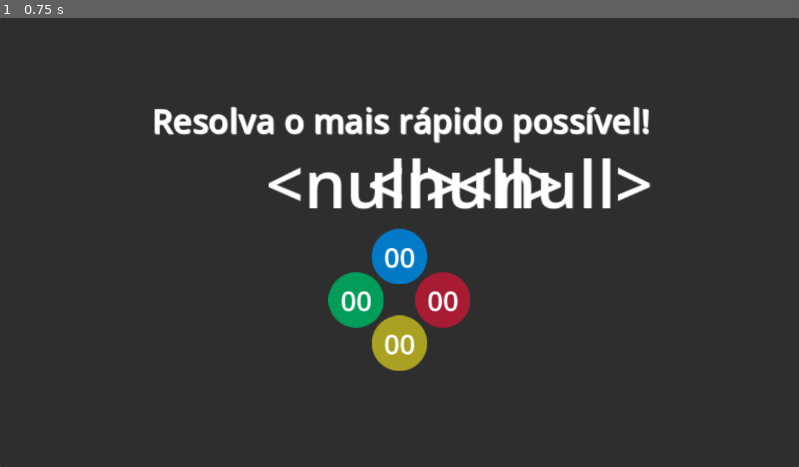
Above: before the commit, frame 1.
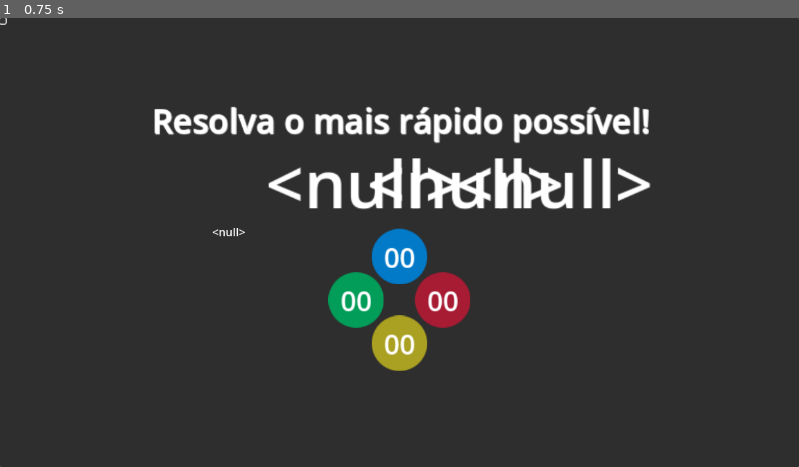
Above: after the commit, the same moment.

Repository: felipeforte/godot-cobrinha
Game: Godot game, scene res://Batalha.tscn
Two runs of this game, one before a commit and one after it. Both use one fixed random seed, a clock stepped at 60 frames per second and the inputs below. This scene is started directly instead of the project's main scene.
Inputs (mouse positions are in pixels of both pictures, inside the frame that each line leads up to):
- Up to frame 1 (0.75 s): click (0, 22) at 0.52 s

The runs differ from the first frame. In frame 1, less than 0.1% of the frame differs, in the area x 0-31%, y 0-49%.
Error before the commit: Invalid assignment of property or key 'text' with value of type 'Nil' on a base object of type 'Label'. (res://Batalha.gd:18)

Commit message:
Add joystickserial

Diff:
--- a/Batalha.gd
+++ b/Batalha.gd
@@ -15,7 +15,7 @@
 func _ready():
 	number1_label.text = str(numero1)
 	number2_label.text = str(numero2)
-	symbol_label.text = simbolo
+	symbol_label.text = str(simbolo)
 	result_label.text = str(resultado)
 	buttons.append($Buttons/ButtonBlue)
 	buttons.append($Buttons/ButtonGreen)
--- a/Batalha.tscn
+++ b/Batalha.tscn
@@ -1,10 +1,11 @@
-[gd_scene load_steps=7 format=3 uid="uid://w1gvsxc0h2tq"]
+[gd_scene load_steps=8 format=3 uid="uid://w1gvsxc0h2tq"]
 
 [ext_resource type="Script" path="res://Batalha.gd" id="1_2w1hm"]
-[ext_resource type="Texture2D" uid="uid://csvuo8olnyh61" path="res://Assets/Images/bt_amarelo.png" id="2_d3ai5"]
-[ext_resource type="Texture2D" uid="uid://coda5hx1pagft" path="res://Assets/Images/bt_verde.png" id="3_qqy4n"]
-[ext_resource type="Texture2D" uid="uid://b6xx6fklmogw" path="res://Assets/Images/bt_vermelho.png" id="4_2j1x4"]
-[ext_resource type="Texture2D" uid="uid://5fa8mynpdk4v" path="res://Assets/Images/bt_azul.png" id="5_31fjo"]
+[ext_resource type="Texture2D" uid="uid://e3sfrenc16wl" path="res://Assets/Images/bt_amarelo.png" id="2_d3ai5"]
+[ext_resource type="Texture2D" uid="uid://dn042v0d06lgi" path="res://Assets/Images/bt_verde.png" id="3_qqy4n"]
+[ext_resource type="Texture2D" uid="uid://c6jqqeag5p77q" path="res://Assets/Images/bt_vermelho.png" id="4_2j1x4"]
+[ext_resource type="Texture2D" uid="uid://b0weyo04hdvnm" path="res://Assets/Images/bt_azul.png" id="5_31fjo"]
+[ext_resource type="Script" path="res://ButtonHandle.gd" id="6_unc86"]
 
 [sub_resource type="LabelSettings" id="LabelSettings_ax6mf"]
 font_size = 32
@@ -156,3 +157,8 @@
 label_settings = SubResource("LabelSettings_ax6mf")
 horizontal_alignment = 1
 vertical_alignment = 1
+
+[node name="Button" type="Button" parent="."]
+offset_right = 8.0
+offset_bottom = 8.0
+script = ExtResource("6_unc86")
--- /dev/null
+++ b/ButtonHandle.gd
@@ -0,0 +1,15 @@
+extends Button
+
+# Called when the node enters the scene tree for the first time.
+func _ready():
+	set_process_input(true)
+
+func _input(event):
+	if event is InputEventKey:
+		print("xupteta")
+		if event.pressed and event.get_keycode_with_modifiers() == KEY_SPACE:
+			print("apertei")
+
+# Called every frame. 'delta' is the elapsed time since the previous frame.
+func _process(delta):
+	pass
--- /dev/null
+++ b/JoystickSerial.gd
@@ -0,0 +1,116 @@
+extends Node
+
+const serial_res = NodePath("res://bin/gdserial.gdns")
+
+#var serial_port = serial_res.new()
+#var serial_port
+
+enum CONNECTION_TYPES {
+	SERIAL,
+	WIFI,
+	BLUETHOOT
+}
+
+var joystick_connected = false
+var joystick_connection_type = CONNECTION_TYPES.SERIAL
+
+var command = ""
+
+var websocketClient
+var websocketConnected = false
+const websocketHostIP = ""
+const websocketPort = 80
+
+func _ready():
+#	if serial_res.new():
+#		serial_port = serial_res.new()
+
+	#joystick_connected = serial_port.open_port('COM5', 115200)
+
+	#websocketClient = StreamPeerTCP.new()
+	#websocketClient.set_no_delay(true)
+	#websocketClient.connect_to_host(websocketHostIP, websocketPort)
+	#if(websocketClient.is_connected_to_host()):
+	#	joystick_connected = true
+	#	joystick_connection_type = CONNECTION_TYPES.WIFI
+
+	print('Joystick:connected -> ', joystick_connected)
+	print('Joystick:connected_by -> ', joystick_connection_type)
+
+	if joystick_connected:
+		send_command("CONNECT")
+
+func _process(delta):
+	if joystick_connected:
+		var message
+
+#		if joystick_connection_type == CONNECTION_TYPES.SERIAL:
+#			message = serial_port.read_text()
+#		elif joystick_connection_type == CONNECTION_TYPES.WIFI and websocketClient.is_connected_to_host():
+			#while websocketClient.get_available_bytes() > 0:
+#			message = websocketClient.get_utf8_string(websocketClient.get_available_bytes())
+
+		if message.length() > 0:
+			for i in message:
+				if i == '\n':
+					_command_interpreter(command)
+					command = ''
+				else:
+					command = command + i
+
+func send_command(command):
+	if joystick_connected:
+		print("Joystick:send_command -> ", command)
+#		serial_port.write_text(command + '\n')
+
+func _command_interpreter(command):
+	var action = command.split(':')
+
+	#print(command)
+
+	if action[0] == 'BTN':
+		if action[1] == 'A':
+			if action[2] == 'PRESSED':
+				Input.action_press("verde")
+			elif action[2] == 'RELEASED':
+				Input.action_release("verde")
+
+		if action[1] == 'Y':
+			if action[2] == 'PRESSED':
+				Input.action_press("amarelo")
+			elif action[2] == 'RELEASED':
+				Input.action_release("amarelo")
+
+		if action[1] == 'X':
+			if action[2] == 'PRESSED':
+				Input.action_press("azul")
+			elif action[2] == 'RELEASED':
+				Input.action_release("azul")
+
+		if action[1] == 'B':
+			if action[2] == 'PRESSED':
+				Input.action_press("vermelho")
+			elif action[2] == 'RELEASED':
+				Input.action_release("vermelho")
+
+	elif action[0] == 'AXIS':
+		if action[1] == 'X':
+			if int(action[2]) > 0:
+				Input.action_press("ui_right")
+			elif int(action[2]) < 0:
+				Input.action_press("ui_left")
+			else:
+				Input.action_release("ui_right")
+				Input.action_release("ui_left")
+
+		if action[1] == 'Y':
+			if int(action[2]) > 0:
+				Input.action_press("ui_down")
+			elif int(action[2]) < 0:
+				Input.action_press("ui_up")
+			else:
+				Input.action_release("ui_up")
+				Input.action_release("ui_down")
+
+	else:
+		print('UNKNOW COMMAND')
--- a/Player/cobra_cabeca.gd
+++ b/Player/cobra_cabeca.gd
@@ -15,6 +15,9 @@
 
 func _physics_process(delta):
 	if not is_multiplayer_authority():	return
+
+	print(multiplayer.get_unique_id())
+	print(parent.bodies.size())
 
 	input = get_input()
 
@@ -41,6 +44,7 @@
 	if (body.is_in_group("comida")):
 		parent.add_body(body.peso)
 		PlayerData.delete_food.rpc(body.name)
+		#PlayerData.delete_food.rpc_id(multiplayer.get_unique_id(),body.name)
 		body.queue_free()
 	else:
 		print(body.name)
--- a/Player/cobrinha.gd
+++ b/Player/cobrinha.gd
@@ -19,13 +19,24 @@
 	print("Enter: ", name)
 
 func _physics_process(delta):
-	if not is_multiplayer_authority():	return
+	if not is_multiplayer_authority(): return
 
 func add_body(pesoComida):
 	if not is_multiplayer_authority():	return
 
 	var body_temp = preload("res://Player/cobra_corpo.tscn")
 	var body_new = body_temp.instantiate()
+
+	if pesoComida < 0 and bodies.size() == 0:
+		return
+
+	if pesoComida < 0:
+		var index = bodies.size() - 1
+		var removeNode = bodies[index]
+		if has_node("Node/%s" % removeNode):
+			removeNode.queue_free()
+			bodies.remove_at(index)
+		return
 
 	if bodies.size() == 0:
 		print("Adiciona CABECA***************")
--- a/Player/cobrinha.tscn
+++ b/Player/cobrinha.tscn
@@ -10,9 +10,6 @@
 properties/1/path = NodePath("cobra_cabeca:position")
 properties/1/spawn = true
 properties/1/sync = true
-properties/2/path = NodePath(".:show_behind_parent")
-properties/2/spawn = true
-properties/2/sync = true
 
 [node name="cobrinha" type="CharacterBody2D"]
 script = ExtResource("1_5k030")
--- a/project.godot
+++ b/project.godot
@@ -17,9 +17,10 @@
 
 [autoload]
 
+JoystickSerial="*res://JoystickSerial.gd"
 PlayerData="*res://Player/PlayerData.gd"
+Events="*res://Events.gd"
 Utils="*res://Utils.gd"
-Events="*res://Events.gd"
 
 [input]
 
Not shown, added: bin/GDsercomm.gdnlib
Not shown, added: bin/GDsercomm.gdns
